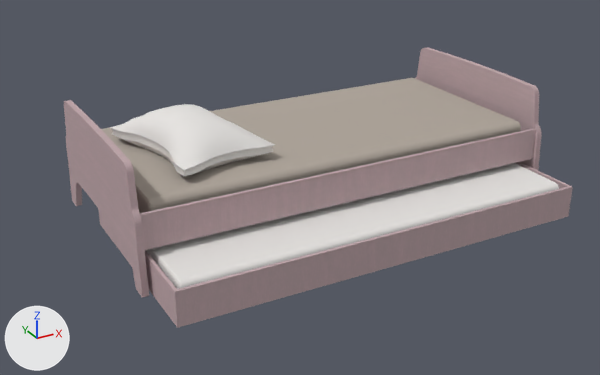
An edit to the Blender file modelo 3D/vintage-bed.blend, drawn before and after from the same camera.
Rendered twice from a camera (50 mm lens) standing at (-176.0, -324.0, 140.0) and looking at (-4.0, -12.0, -15.0). The axes (+X, +Y, +Z) are drawn at lower left. The lights are the same throughout.

Objects in the first picture: 'bed-mattress', 'bed-structure', 'divan', 'divan-mattress', 'pillow'.
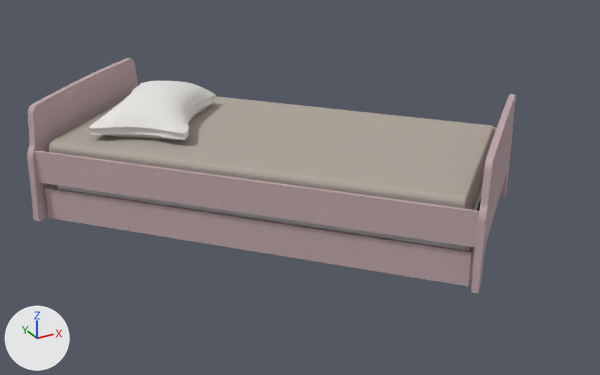
Location of each change, [x1, y1, x2, y2] in pixels of the pictures (600 x 375 px):
'bed-structure', moved, turned: before [64, 47, 542, 298]; after [27, 58, 516, 294]
'bed-mattress', moved, turned: before [101, 78, 521, 213]; after [49, 96, 494, 210]
'divan', moved, turned: before [98, 162, 573, 328]; after [45, 184, 475, 286]
'divan-mattress', moved, turned: before [146, 163, 559, 289]; after [58, 181, 483, 251]
'pillow', moved, turned: before [110, 104, 275, 176]; after [88, 81, 216, 140]

What changed in the scene script:
```text
Change ob_bed_mattress:
    ob_bed_mattress.location: (2.9, -1.5, 0.0) -> (-12.5, -2.1, 0.0)
    ob_bed_mattress.rotation_euler: (1.571, 0.0, 1.571) -> (1.571, 0.0, 0.74)  # degrees (90, 0, 90) -> degrees (90, 0, 42)
Change ob_bed_structure:
    ob_bed_structure.location: (2.9, -1.5, 0.0) -> (-12.5, -2.1, 0.0)
    ob_bed_structure.rotation_euler: (1.571, 0.0, 1.571) -> (1.571, 0.0, 0.74)  # degrees (90, 0, 90) -> degrees (90, 0, 42)
Change ob_divan:
    ob_divan.location: (2.9, -1.5, 0.0) -> (10.1, 18.6, 0.0)
    ob_divan.rotation_euler: (1.571, 0.0, 1.571) -> (1.571, 0.0, 0.74)  # degrees (90, 0, 90) -> degrees (90, 0, 42)
Change ob_divan_mattress:
    ob_divan_mattress.location: (2.9, -1.5, 0.0) -> (10.1, 18.6, 0.0)
    ob_divan_mattress.rotation_euler: (1.571, 0.0, 1.571) -> (1.571, 0.0, 0.74)  # degrees (90, 0, 90) -> degrees (90, 0, 42)
Change ob_pillow:
    ob_pillow.location: (2.9, -1.5, 0.0) -> (-12.5, -2.1, 0.0)
    ob_pillow.rotation_euler: (1.571, 0.0, 1.571) -> (1.571, 0.0, 0.74)  # degrees (90, 0, 90) -> degrees (90, 0, 42)
```
